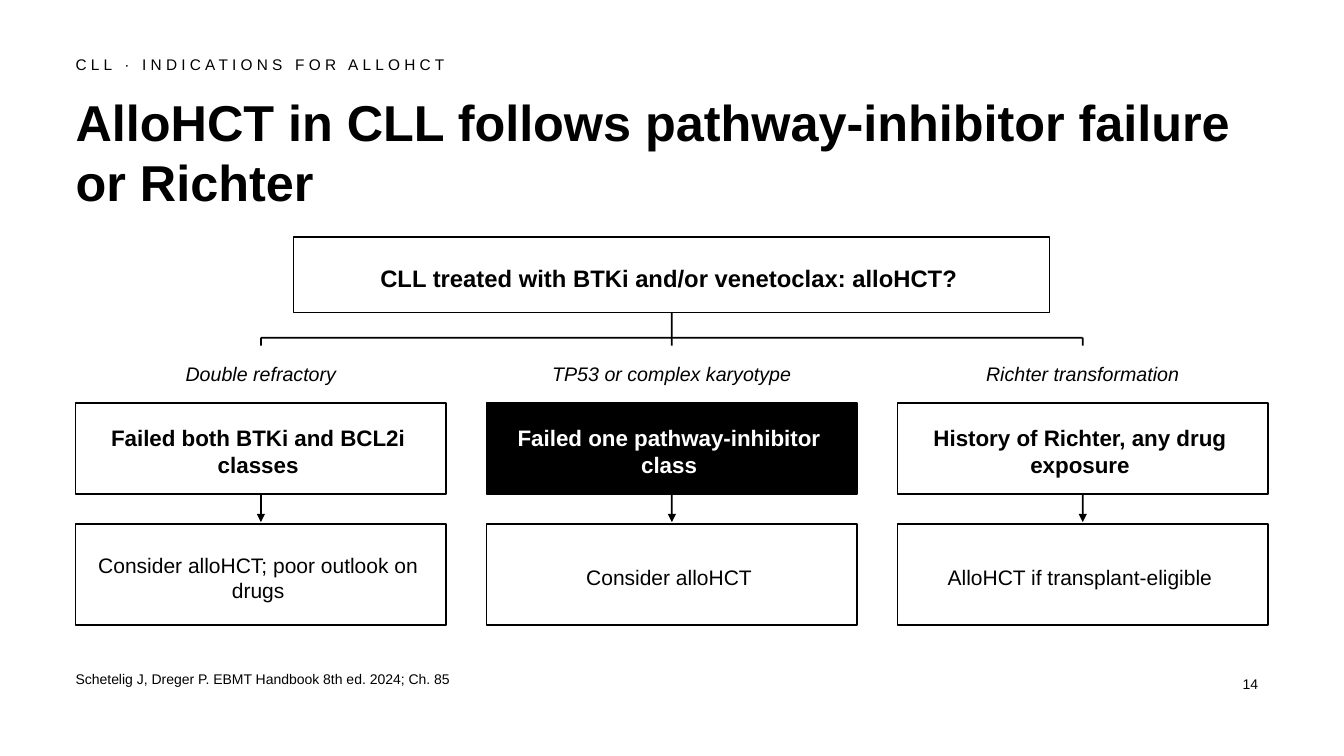
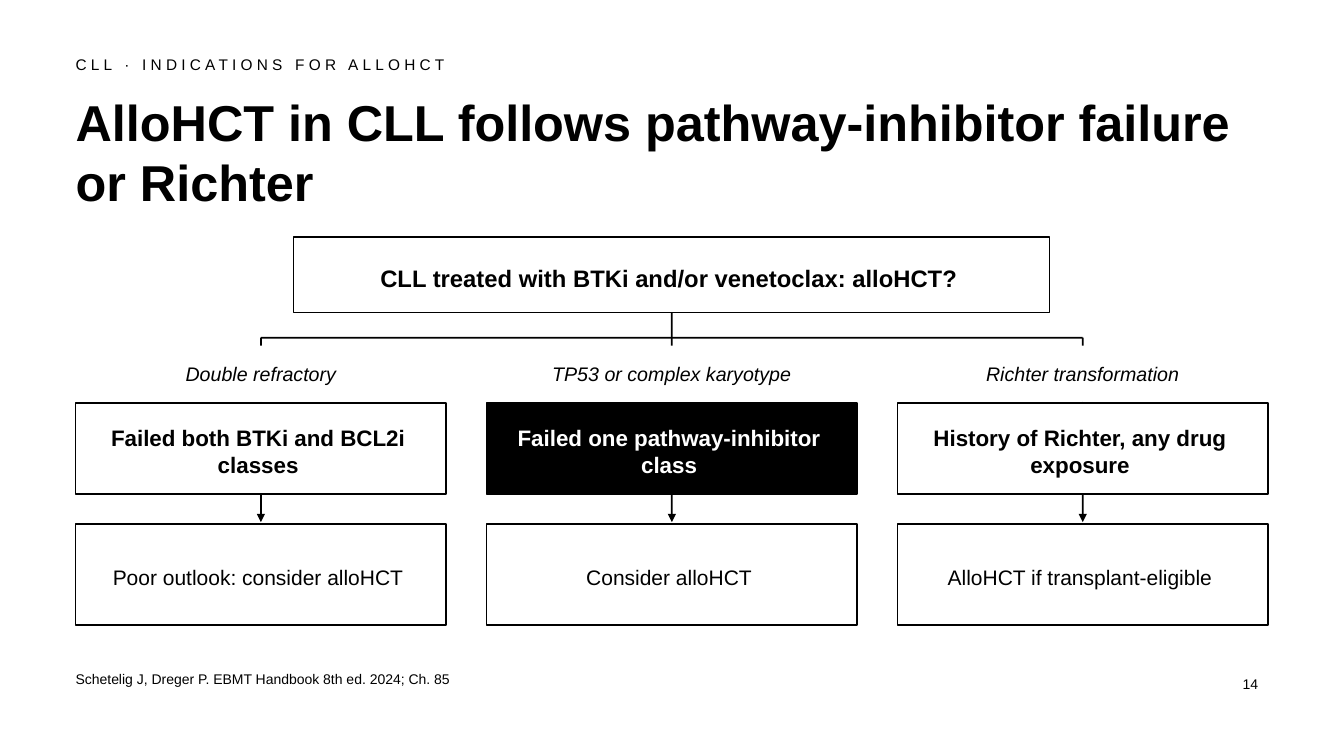
Before and after one commit to htlin222/ebmt-handbook-skill, a slide deck: slide 14 of slides/decks/s29-hodgkin-indolent-cll.pptx. Drawn at 1344x756 pixels with LibreOffice and Linux fonts; fonts in the diff are those of the drawing. Boxes give left, top, right and bottom in pixels: in the first picture for what was removed or moved away, otherwise in the second. Text is boxed around its words. In the diff, an @@ line names an element or a change of style, - is before the commit and + after.

```diff
--- a/slides/decks/s29-hodgkin-indolent-cll.pptx
+++ b/slides/decks/s29-hodgkin-indolent-cll.pptx
@@ text in rectangle at (x1=113, y1=569, x2=403, y2=586): text changed @@
-Consider alloHCT; poor outlook on drugs
+Poor outlook: consider alloHCT
```
Also in this commit, not shown: 2 other slides changed, 9 other files.
